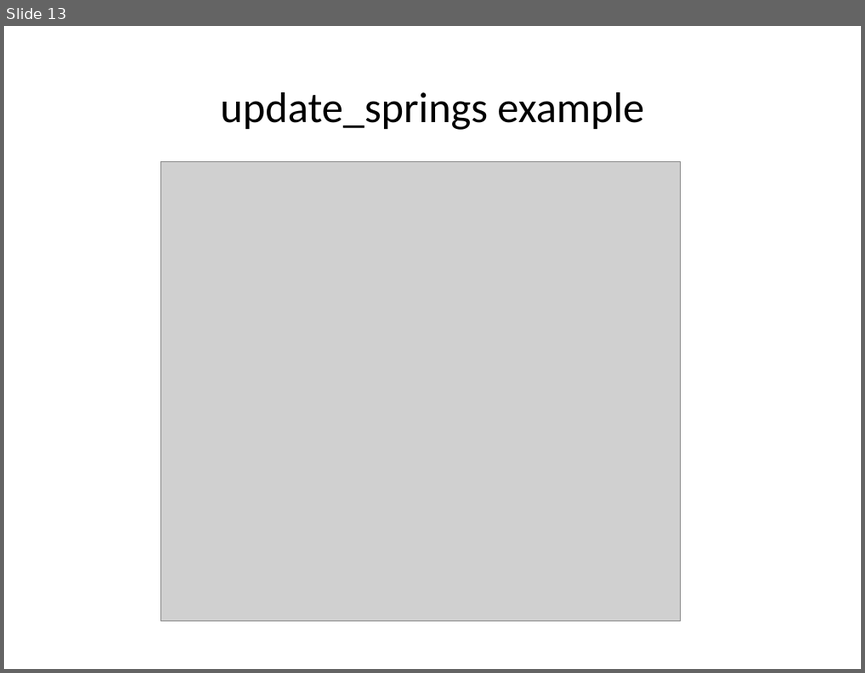
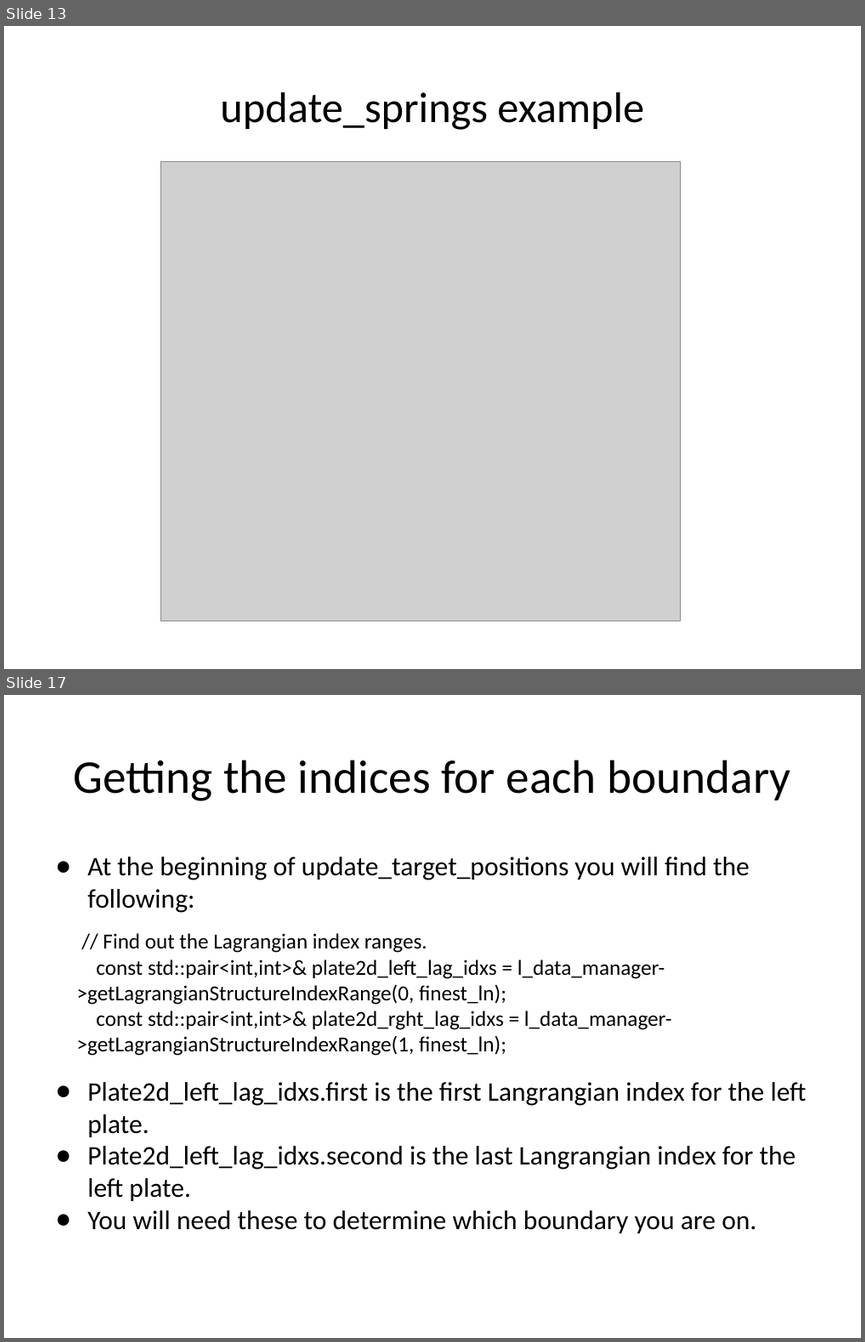
Before and after one commit to fairyflies9/IBAMR-Tutorials, a slide deck: IBAMR Lectures/Lecture 5 - IBAMR Tutorial_ Changing Target Positions and Springs.pptx. Shown one above the other, each under a label of ours: slide 13 before the commit, slides 13 and 17 after it; the slides between them are not shown. The pictures are 865x673 and 865x1342 pixels, drawn with LibreOffice and Linux fonts; fonts in the diff are those of the drawing; grey boxes stand for pictures. Boxes give left, top, right and bottom in pixels: in the first picture for what was removed or moved away, otherwise in the second. Text is boxed around its words. In the diff, an @@ line names an element or a change of style, - is before the commit and + after.

Commit message:
3D Glycocalyx
Added second part to lecture 4, added 3D glycocalyx example

```diff
--- a/IBAMR Lectures/Lecture 5 - IBAMR Tutorial_ Changing Target Positions and Springs.pptx
+++ b/IBAMR Lectures/Lecture 5 - IBAMR Tutorial_ Changing Target Positions and Springs.pptx
@@ slide 17 added at (4,695,861,1338), background #FFFFFF @@
@@ title added at (74,760,790,801), 39.5 pt, text #000000 @@
+Getting the indices for each boundary
@@ text added at (87,857,806,1233), 22.5 pt, text #000000 @@
+● At the beginning of update_target_positions you will find the following:
+● Plate2d_left_lag_idxs.first is the first Langrangian index for the left plate.
+● Plate2d_left_lag_idxs.second is the last Langrangian index for the left plate.
+● You will need these to determine which boundary you are on.
@@ text added at (77,933,672,1055), 18 pt, text #000000 @@
+// Find out the Lagrangian index ranges.
+const std::pair<int,int>& plate2d_left_lag_idxs = l_data_manager->getLagrangianStructureIndexRange(0, finest_ln);
+const std::pair<int,int>& plate2d_rght_lag_idxs = l_data_manager->getLagrangianStructureIndexRange(1, finest_ln);
```
Also in this commit, not shown: 8 other slides added, 8 other files.
